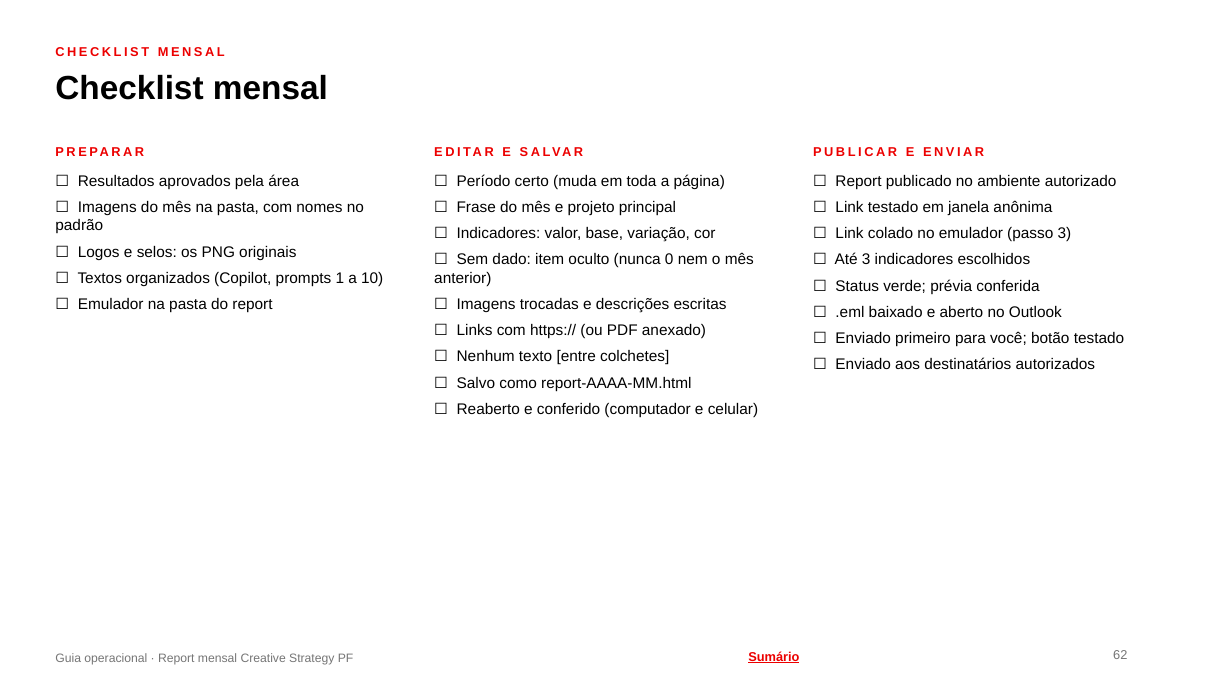
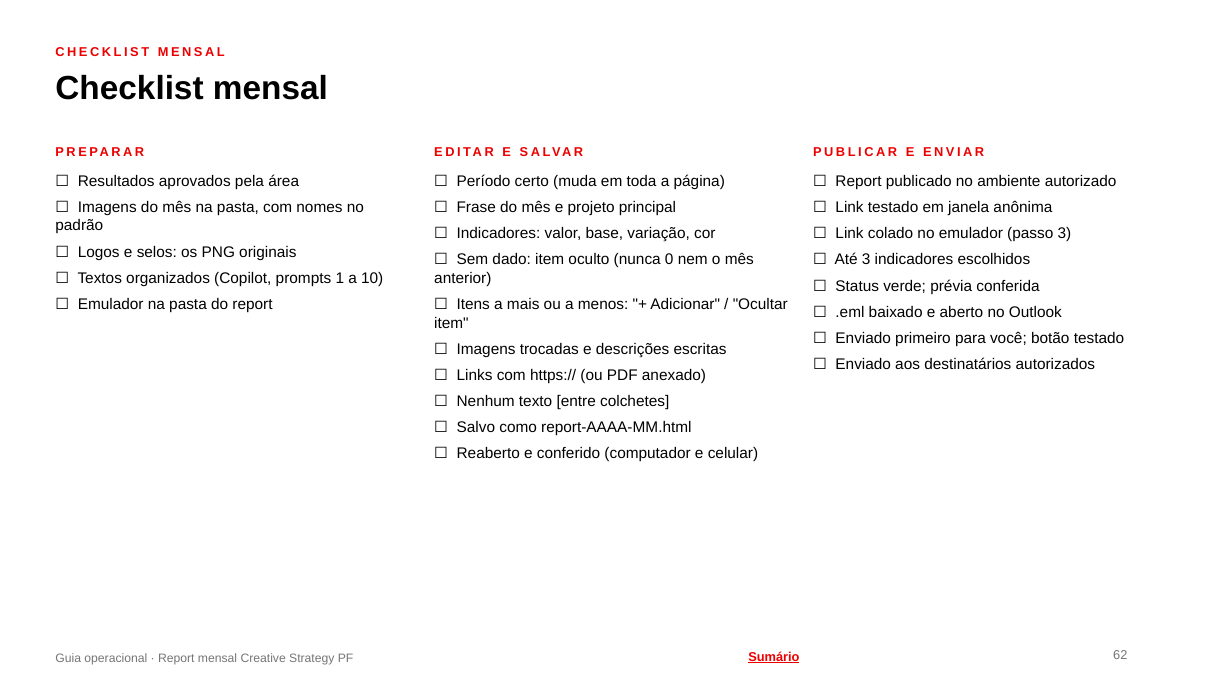
Before and after one commit to fabrizzioriccelli/report_mensal_st, a slide deck: slide 62 of kit/guia-operacional.pptx. Drawn at 1232x693 pixels with LibreOffice and Linux fonts; fonts in the diff are those of the drawing; background and template pictures are left out. Boxes give left, top, right and bottom in pixels: in the first picture for what was removed or moved away, otherwise in the second. Text is boxed around its words. In the diff, an @@ line names an element or a change of style, - is before the commit and + after.

```diff
--- a/kit/guia-operacional.pptx
+++ b/kit/guia-operacional.pptx
@@ text at <box>434,298,788,328</box>: paragraph added @@
+☐ Itens a mais ou a menos: "+ Adicionar" / "Ocultar item"
```
Also in this commit, not shown: 4 other slides changed, 4 other files.
